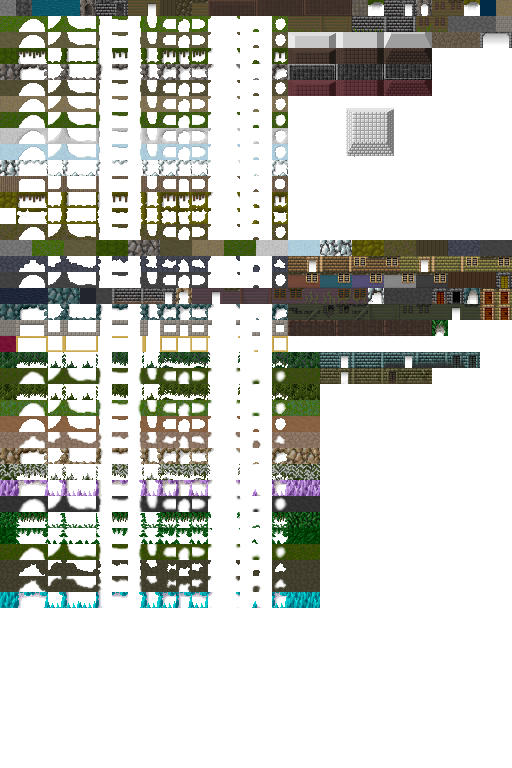
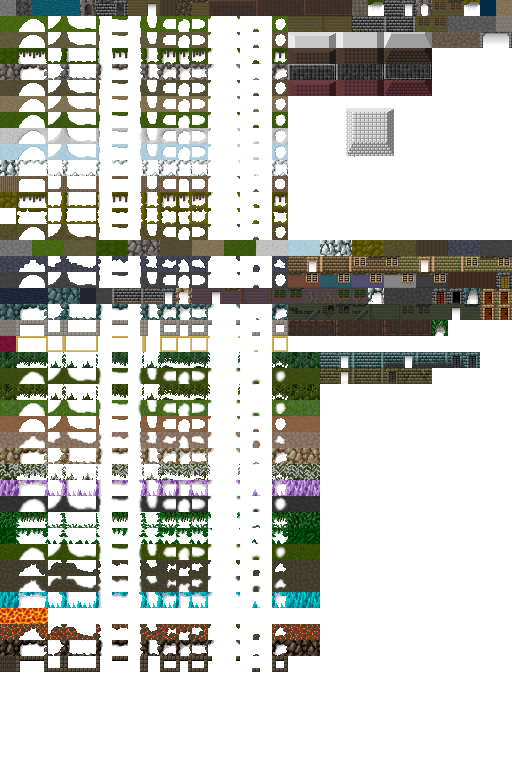
Comparing the layer stacks of the two (512, 768) images. Changes:
painted on "foreground" over left=0, top=608, right=321, bottom=672
